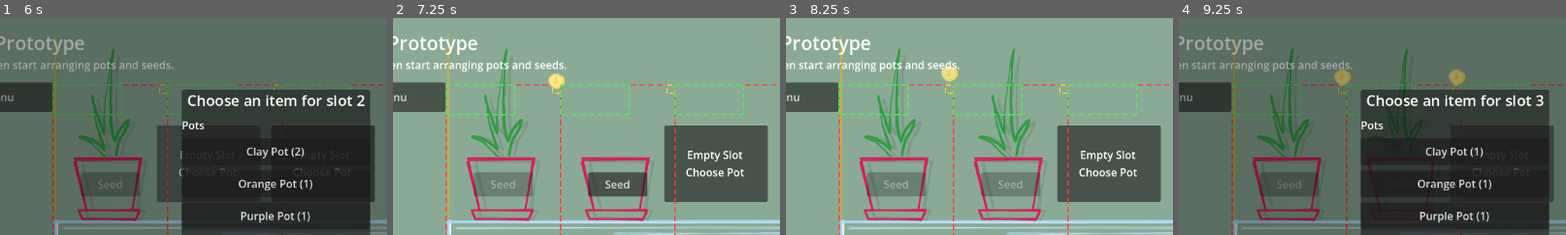
Above: before the commit, frames 1-4 (left to right).
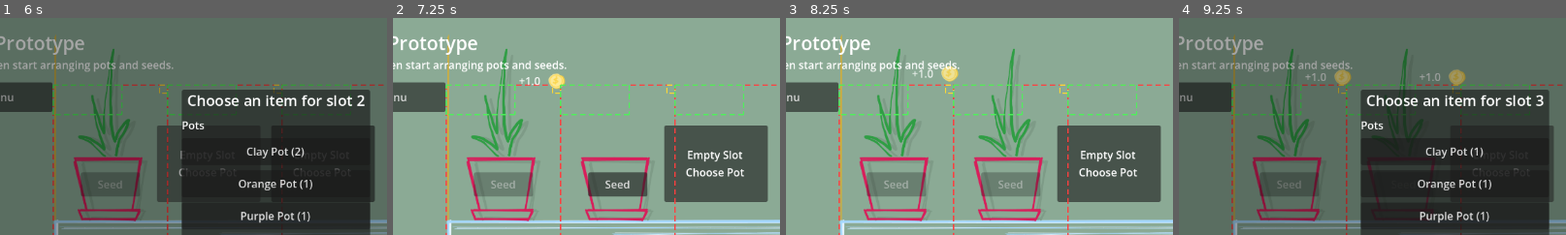
Above: after the commit, the same moments.

Repository: TorusHelm/imiidle
Game: Godot game, scene res://sceens/Main.tscn
Two runs of this game, one before a commit and one after it. Both use one fixed random seed, a clock stepped at 60 frames per second and the inputs below.
Inputs (mouse positions are % of the whole screen's width and height, from its top left):
- Up to frame 1 (6 s): click "Start Game" at 0.5 s; click "Select Shelf" at 1.25 s; click (43, 56) at 2 s; click (27, 33) at 2.77 s; click "Clay Pot (3)" at 3.5 s; click "Seed" at 4.25 s; click "Sansevieria (3)" at 5 s; click (41, 33) at 5.77 s
- Up to frame 2 (7.25 s): click "Clay Pot (2)" at 6.5 s
- Up to frame 3 (8.25 s): click "Seed" at 7.25 s; click "Sansevieria (2)" at 8 s
- Up to frame 4 (9.25 s): click (56, 33) at 8.77 s
The pictures show only the part of the screen within x 14-64%, y 0-50%; the shares and areas given below are measured in that part.

Frame 1 is identical in both runs. In frame 2, less than 0.1% of the frame differs, in the area x 32-39%, y 27-32%; in frame 3, less than 0.1%; in frame 4, 0.1%, in the area x 32-68%, y 25-30%.

Commit message:
Add coin amount feedback and clean warnings

Diff:
--- a/Ui/ShelfSlotView.tscn
+++ b/Ui/ShelfSlotView.tscn
@@ -7,8 +7,8 @@
 [ext_resource type="Script" uid="uid://c8sqmwpmn73lx" path="res://scripts/editor_overlay_guide_rect.gd" id="4_guide_rect"]
 
 [node name="ShelfSlotView" type="Node2D" unique_id=2009789422]
-position = Vector2(0, -78)
 script = ExtResource("1_shelf_slot")
+coin_amount_spacing = 4.0
 
 [node name="PotView" parent="." unique_id=596613280 instance=ExtResource("2_pot")]
 custom_minimum_size = Vector2(170, 280)
@@ -33,12 +33,9 @@
 metadata/_edit_use_anchors_ = true
 
 [node name="ContentSlotPreview" type="ColorRect" parent="ContentSlot" unique_id=1699024240]
-layout_mode = 1
-anchors_preset = 15
-anchor_right = 1.0
-anchor_bottom = 1.0
-grow_horizontal = 2
-grow_vertical = 2
+layout_mode = 0
+offset_right = 170.0
+offset_bottom = 280.0
 mouse_filter = 2
 color = Color(1, 1, 1, 0)
 script = ExtResource("4_guide_rect")
@@ -54,12 +51,9 @@
 metadata/_edit_use_anchors_ = true
 
 [node name="StatusBarPreview" type="ColorRect" parent="ContentSlot/StatusBar" unique_id=180450962]
-layout_mode = 1
-anchors_preset = 15
-anchor_right = 1.0
-anchor_bottom = 1.0
-grow_horizontal = 2
-grow_vertical = 2
+layout_mode = 0
+offset_right = 102.0
+offset_bottom = 44.0
 mouse_filter = 2
 color = Color(1, 1, 1, 0)
 script = ExtResource("4_guide_rect")
@@ -87,12 +81,9 @@
 metadata/_edit_use_anchors_ = true
 
 [node name="ProgressBarPreview" type="ColorRect" parent="ContentSlot/ProgressBar" unique_id=1861001221]
-layout_mode = 1
-anchors_preset = 15
-anchor_right = 1.0
-anchor_bottom = 1.0
-grow_horizontal = 2
-grow_vertical = 2
+layout_mode = 0
+offset_right = 170.0
+offset_bottom = 8.0
 mouse_filter = 2
 color = Color(1, 1, 1, 0)
 script = ExtResource("4_guide_rect")
@@ -127,12 +118,9 @@
 metadata/_edit_use_anchors_ = true
 
 [node name="CoinPreview" type="ColorRect" parent="ContentSlot/CoinSlot" unique_id=192730144]
-layout_mode = 1
-anchors_preset = 15
-anchor_right = 1.0
-anchor_bottom = 1.0
-grow_horizontal = 2
-grow_vertical = 2
+layout_mode = 0
+offset_right = 12.0
+offset_bottom = 12.0
 mouse_filter = 2
 color = Color(1, 1, 1, 0)
 script = ExtResource("4_guide_rect")
--- a/scripts/game_screen.gd
+++ b/scripts/game_screen.gd
@@ -127,7 +127,6 @@
 
 
 func _refresh_ui() -> void:
-	var active_shelf := game_state.get_active_shelf_definition()
 	background.color = game_state.get_background_color()
 	coins_value_label.text = "%.1f" % game_state.coins
 	experience_value_label.text = "%.1f" % game_state.experience
--- a/scripts/shelf_model.gd
+++ b/scripts/shelf_model.gd
@@ -26,7 +26,7 @@
 
 	for index in resolved_slot_positions.size():
 		var column := index % cols
-		var row := int(index / cols)
+		var row := int(index / float(cols))
 		slots.append(
 			{
 				"index": index,
--- a/scripts/shelf_slot_view.gd
+++ b/scripts/shelf_slot_view.gd
@@ -36,6 +36,7 @@
 @export_range(4.0, 120.0, 1.0) var coin_float_distance := 40.0
 @export_range(0.1, 2.0, 0.05) var coin_start_scale := 0.9
 @export_range(0.1, 2.0, 0.05) var coin_end_scale := 1.0
+@export_range(0.0, 64.0, 1.0) var coin_amount_spacing := 8.0
 
 @export_group("Editor Preview")
 @export var show_overlay_preview_in_editor := true:
@@ -127,7 +128,7 @@
 	for feedback_event in feedback_events:
 		if String(feedback_event.get("type", "")) != "coin_gain":
 			continue
-		_spawn_coin_feedback()
+		_spawn_coin_feedback(float(feedback_event.get("amount", 0.0)))
 
 
 func get_pot_view() -> PotView:
@@ -202,7 +203,7 @@
 
 func _get_status_icon_position(index: int, resolved_columns: int) -> Vector2:
 	var column := index % resolved_columns
-	var row := int(index / resolved_columns)
+	var row := int(index / float(resolved_columns))
 	return Vector2(
 		column * (status_icon_size.x + status_icon_gap.x),
 		row * (status_icon_size.y + status_icon_gap.y)
@@ -217,24 +218,35 @@
 	return maxi(mini(columns_that_fit, status_icon_columns), 1)
 
 
-func _spawn_coin_feedback() -> void:
+func _spawn_coin_feedback(amount: float) -> void:
 	if COIN_TEXTURE == null:
 		return
 
+	var start_position := _get_coin_start_position()
 	var coin_sprite := Sprite2D.new()
 	coin_sprite.texture = COIN_TEXTURE
 	coin_sprite.centered = true
-	coin_sprite.position = _get_coin_start_position()
+	coin_sprite.position = start_position
 	coin_sprite.scale = Vector2.ONE * coin_start_scale
 	floating_feedback_layer.add_child(coin_sprite)
 
-	var end_position := _get_coin_end_position(coin_sprite.position)
+	var coin_amount_label := Label.new()
+	coin_amount_label.text = _format_coin_feedback_amount(amount)
+	coin_amount_label.position = _get_coin_amount_label_position(start_position, coin_amount_label.get_minimum_size())
+	coin_amount_label.modulate = Color(1.0, 1.0, 1.0, 1.0)
+	floating_feedback_layer.add_child(coin_amount_label)
+
+	var end_position := _get_coin_end_position(start_position)
+	var label_end_position := Vector2(coin_amount_label.position.x, end_position.y - coin_amount_label.get_minimum_size().y * 0.5)
 	var tween := create_tween()
 	tween.set_parallel(true)
 	tween.tween_property(coin_sprite, "position", end_position, coin_animation_duration).set_trans(Tween.TRANS_SINE).set_ease(Tween.EASE_OUT)
 	tween.tween_property(coin_sprite, "scale", Vector2.ONE * coin_end_scale, coin_animation_duration).set_trans(Tween.TRANS_SINE).set_ease(Tween.EASE_OUT)
 	tween.tween_property(coin_sprite, "modulate:a", 0.0, coin_animation_duration).set_trans(Tween.TRANS_QUAD).set_ease(Tween.EASE_IN)
+	tween.tween_property(coin_amount_label, "position", label_end_position, coin_animation_duration).set_trans(Tween.TRANS_SINE).set_ease(Tween.EASE_OUT)
+	tween.tween_property(coin_amount_label, "modulate:a", 0.0, coin_animation_duration).set_trans(Tween.TRANS_QUAD).set_ease(Tween.EASE_IN)
 	tween.finished.connect(coin_sprite.queue_free)
+	tween.finished.connect(coin_amount_label.queue_free)
 
 
 func _get_coin_start_position() -> Vector2:
@@ -243,6 +255,18 @@
 
 func _get_coin_end_position(start_position: Vector2) -> Vector2:
 	return Vector2(start_position.x, start_position.y - coin_float_distance)
+
+
+func _get_coin_amount_label_position(coin_position: Vector2, label_size: Vector2) -> Vector2:
+	var coin_half_width := COIN_TEXTURE.get_size().x * coin_start_scale * 0.5
+	return Vector2(
+		coin_position.x - coin_half_width - coin_amount_spacing - label_size.x,
+		coin_position.y - label_size.y * 0.5
+	)
+
+
+func _format_coin_feedback_amount(amount: float) -> String:
+	return "+%.1f" % amount
 
 
 func _get_slot_reference_rect() -> Rect2:
--- a/scripts/shelf_view.gd
+++ b/scripts/shelf_view.gd
@@ -119,7 +119,7 @@
 		slot_view.play_feedback([feedback_event])
 
 
-func preview(shelf_definition: ShelfDefinition, pot_definition: PotDefinition, plant_definition: PlantDefinition, preview_slot_index := 0) -> void:
+func preview(shelf_definition: ShelfDefinition, pot_definition: PotDefinition, plant_definition: PlantDefinition, preview_slot_index_value := 0) -> void:
 	configure(shelf_definition)
 	if not _are_slot_views_ready():
 		_queue_preview_refresh()
@@ -129,9 +129,9 @@
 		var pot_instance: PotInstance = null
 		var totem_instance: TotemInstance = null
 
-		if preview_totem_definition != null and index == preview_slot_index:
+		if preview_totem_definition != null and index == preview_slot_index_value:
 			totem_instance = TotemInstance.new(preview_totem_definition)
-		elif pot_definition != null and index == preview_slot_index:
+		elif pot_definition != null and index == preview_slot_index_value:
 			pot_instance = PotInstance.new(pot_definition)
 			if plant_definition != null:
 				pot_instance.active_plant = PlantInstance.new(plant_definition)
--- a/test/ui/test_game_screen_interactions.gd
+++ b/test/ui/test_game_screen_interactions.gd
@@ -255,8 +255,22 @@
 	var source_slot_view := shelf_view.get_slot_view(0)
 	var target_slot_view := shelf_view.get_slot_view(2)
 	var floating_feedback_layer: Node2D = source_slot_view.get_node("FloatingFeedbackLayer")
+	var floating_coin: Sprite2D = null
+	var floating_amount_label: Label = null
+
+	for child in floating_feedback_layer.get_children():
+		if child is Sprite2D and floating_coin == null:
+			floating_coin = child
+		elif child is Label and floating_amount_label == null:
+			floating_amount_label = child
 
 	assert_gt(floating_feedback_layer.get_child_count(), 0, "Source slot should spawn floating coin feedback after plant activation.")
+	assert_not_null(floating_coin, "Source slot should render a floating coin sprite after plant activation.")
+	assert_not_null(floating_amount_label, "Source slot should render the gained coin amount next to the floating coin.")
+	if floating_amount_label != null:
+		assert_eq(floating_amount_label.text, "+1.7", "Floating coin feedback should show the reward generated by the plant.")
+	if floating_amount_label != null and floating_coin != null:
+		assert_lt(floating_amount_label.position.x, floating_coin.position.x, "Floating amount label should appear to the left of the coin icon.")
 
 	game.game_state.tick(0.1)
 	game._refresh_ui()
Not shown, changed: addons/gut/cli/change_project_warnings.gd
